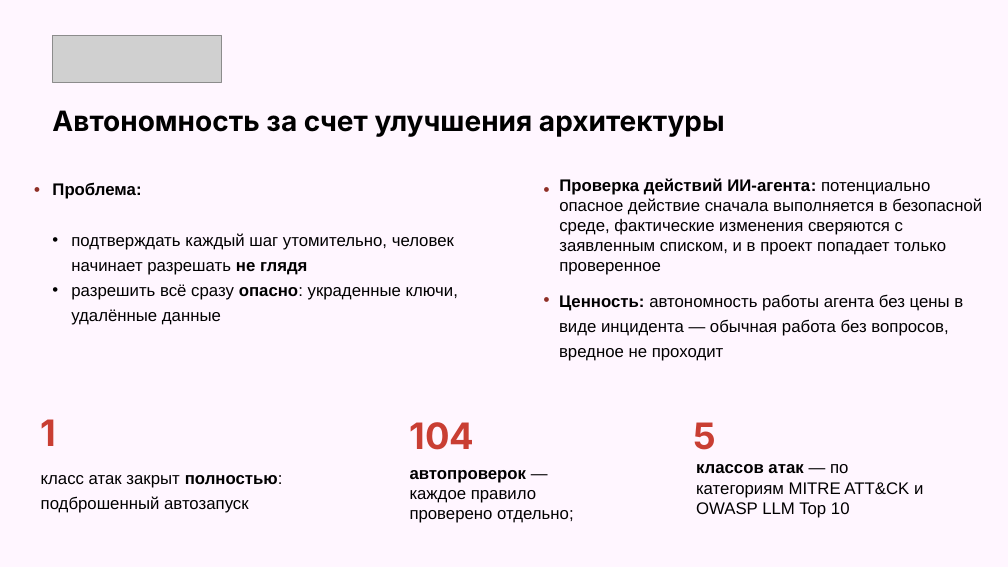
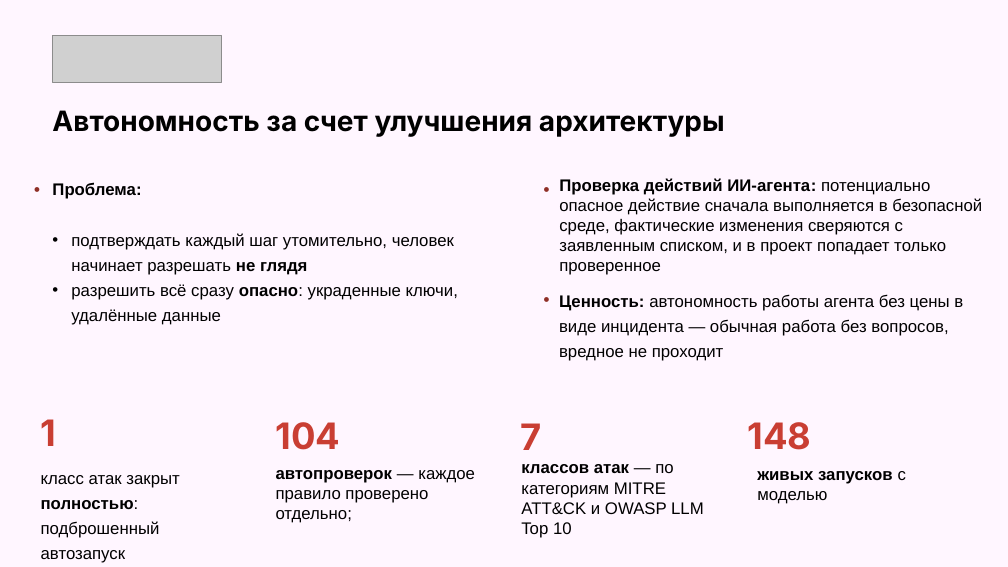
Before and after one commit to hchgssarwyh/kilocode, a slide deck: slide 2 of docs/auto-mode-hackathon/final/presentation-final.pptx. Drawn at 1008x567 pixels with LibreOffice and Linux fonts; fonts in the diff are those of the drawing; grey boxes stand for pictures. Boxes give left, top, right and bottom in pixels: in the first picture for what was removed or moved away, otherwise in the second. Text is boxed around its words. In the diff, an @@ line names an element or a change of style, - is before the commit and + after.

```diff
--- a/docs/auto-mode-hackathon/final/presentation-final.pptx
+++ b/docs/auto-mode-hackathon/final/presentation-final.pptx
@@ text "104": place and size @@
-text "104" at [410,422,475,450]
+text "104" at [276,422,341,450]
@@ text at [521,423,542,450]: text changed @@
-5
+7
@@ text added at [747,422,811,450], 26 pt, text #C93E33, bold @@
+148
@@ text "класс атак закрыт полностью: подброшенный ..." rewrapped from [41,475,283,513] to [41,475,179,563] @@
@@ text "автопроверок — каждое правило проверено ..." rewrapped from [410,470,574,523] to [276,470,475,523] @@
@@ text "классов атак — по категориям ..." rewrapped from [696,464,923,518] to [521,464,704,538] @@
@@ text added at [757,471,906,504], 12 pt, text #000000, bold @@
+живых запусков с моделью
```
Also in this commit, not shown: 4 other slides changed.
